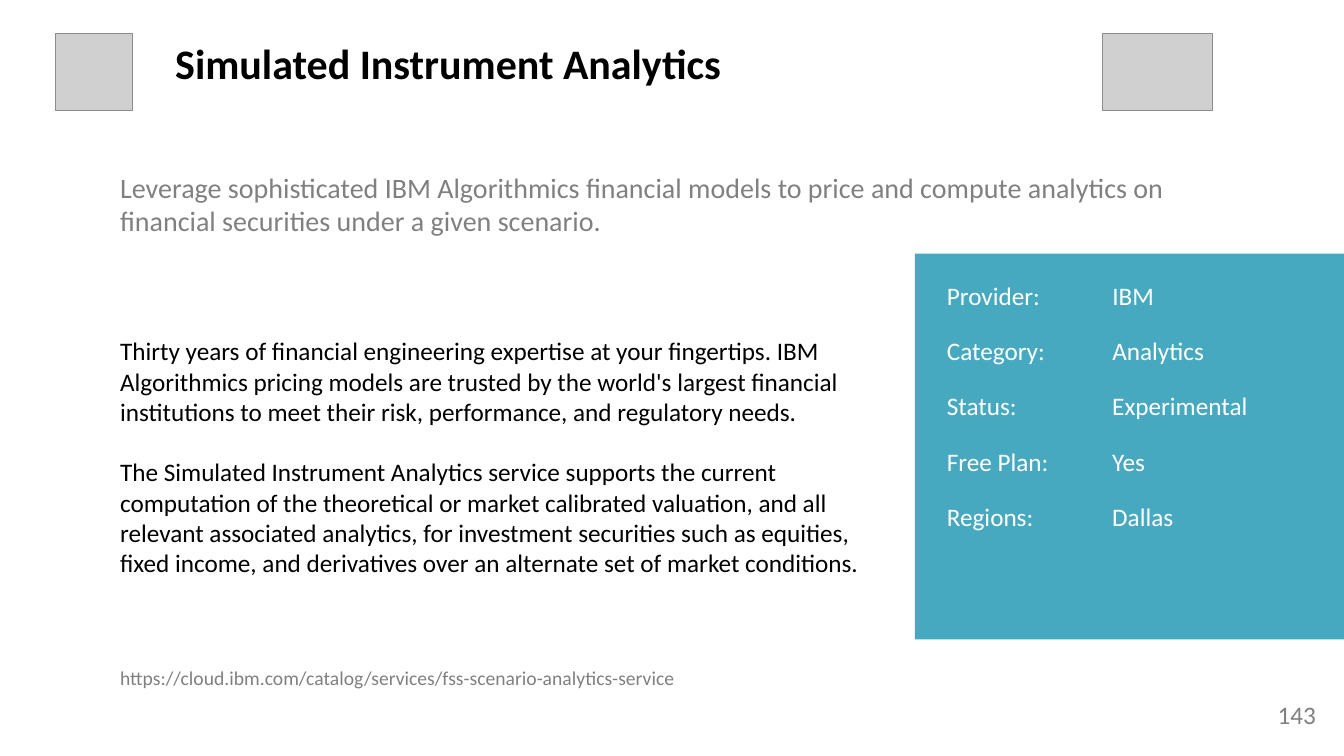
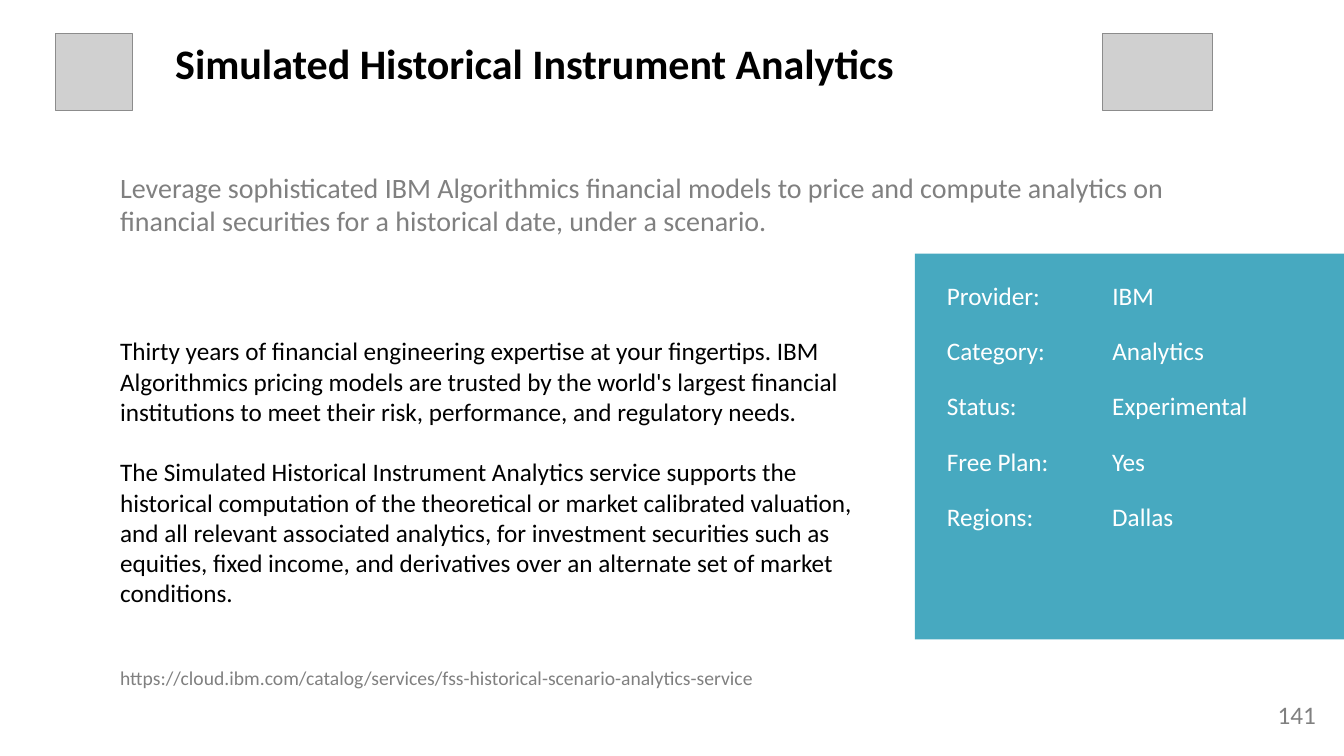
Before and after one commit to l2fprod/mycatalog, a slide deck: slide 141 of docs/generated/mycatalog.pptx (slide 143 before the commit). Drawn at 1344x756 pixels with LibreOffice and Linux fonts; fonts in the diff are those of the drawing; grey boxes stand for pictures. Boxes give left, top, right and bottom in pixels: in the first picture for what was removed or moved away, otherwise in the second. Text is boxed around its words. In the diff, an @@ line names an element or a change of style, - is before the commit and + after.

```diff
--- a/docs/generated/mycatalog.pptx
+++ b/docs/generated/mycatalog.pptx
@@ text at [175, 49, 894, 86]: text changed @@
-Simulated Instrument Analytics
+Simulated Historical Instrument Analytics
@@ text at [120, 178, 1163, 234]: text changed @@
-Leverage sophisticated IBM Algorithmics financial models to price and compute analytics on financial securities under a given scenario.
+Leverage sophisticated IBM Algorithmics financial models to price and compute analytics on financial securities for a historical date, under a scenario.
@@ text at [120, 463, 852, 603]: text changed @@
-The Simulated Instrument Analytics service supports the current computation of the theoretical or market calibrated valuation, and all relevant associated analytics, for investment securities such as equities, fixed income, and derivatives over an alternate set of market conditions.
+The Simulated Historical Instrument Analytics service supports the historical computation of the theoretical or market calibrated valuation, and all relevant associated analytics, for investment securities such as equities, fixed income, and derivatives over an alternate set of market conditions.
@@ text at [120, 671, 752, 689]: text changed @@
-https://cloud.ibm.com/catalog/services/fss-scenario-analytics-service
+https://cloud.ibm.com/catalog/services/fss-historical-scenario-analytics-service
@@ text at [1278, 708, 1316, 724]: text changed @@
-143
+141
```
Also in this commit, not shown: 59 other slides changed, 9 other files.
